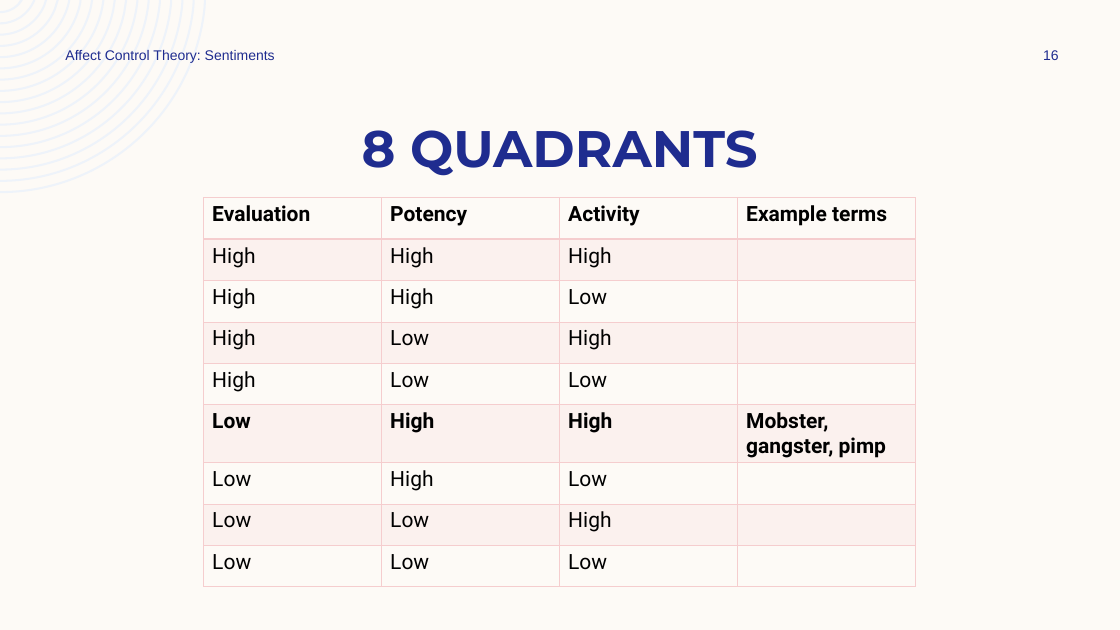
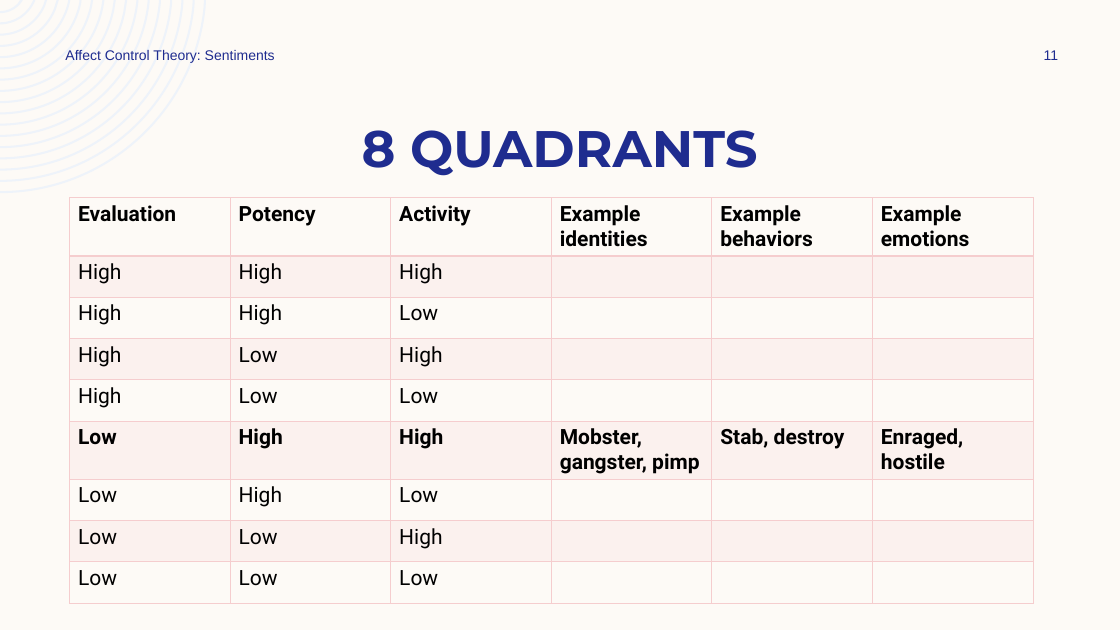
Before and after one commit to ekmaloney/soc490s, a slide deck: slide 11 of slides/jan_26.pptx (slide 16 before the commit). Drawn at 1120x630 pixels with LibreOffice and Linux fonts; fonts in the diff are those of the drawing. Boxes give left, top, right and bottom in pixels: in the first picture for what was removed or moved away, otherwise in the second. Text is boxed around its words. In the diff, an @@ line names an element or a change of style, - is before the commit and + after.

```diff
--- a/slides/jan_26.pptx
+++ b/slides/jan_26.pptx
@@ page number at [1044,50,1058,60]: text changed @@
-16
+11
@@ table at [70,198,1033,606] @@
-column 4: Example terms |  |  |  |  | Mobster, gangster, pimp |  |  | 
+column 4: Example identities |  |  |  |  | Mobster, gangster, pimp |  |  | 
+column 5: Example behaviors |  |  |  |  | Stab, destroy |  |  | 
+column 6: Example emotions |  |  |  |  | Enraged, hostile |  |  | 
@@ table: place and size @@
-table at [204,198,917,588]
+table at [70,198,1033,606]
```
Also in this commit, not shown: 10 other slides changed, 29 slides added, 23 slides removed, 14 other files.
